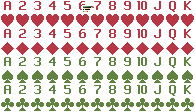
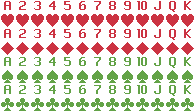
Layer changes from the first 195×112 image to the second:
hid "colors" over (16, 1, 194, 111)
painted on "root Merged" over (1, 1, 194, 111)
